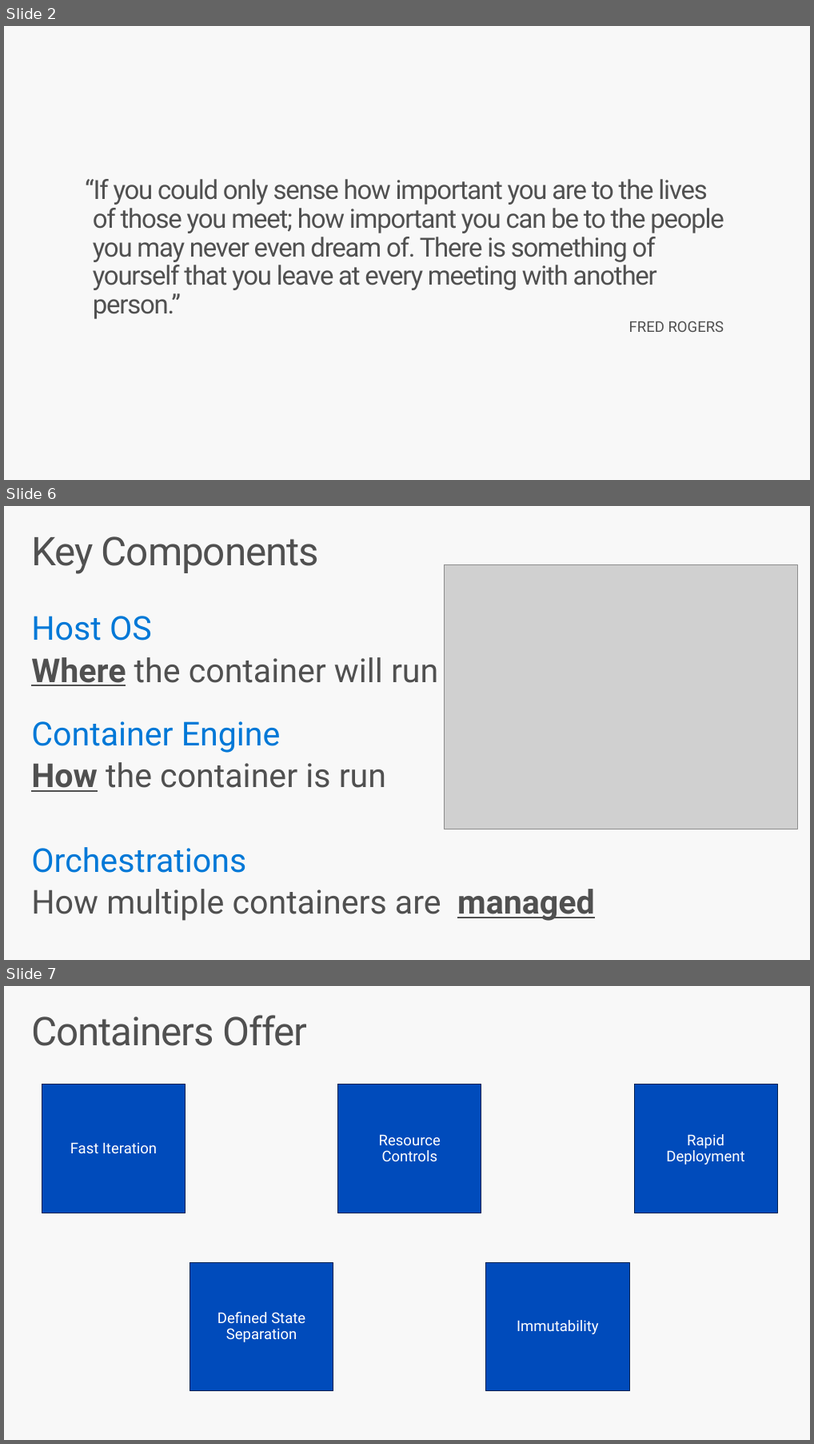
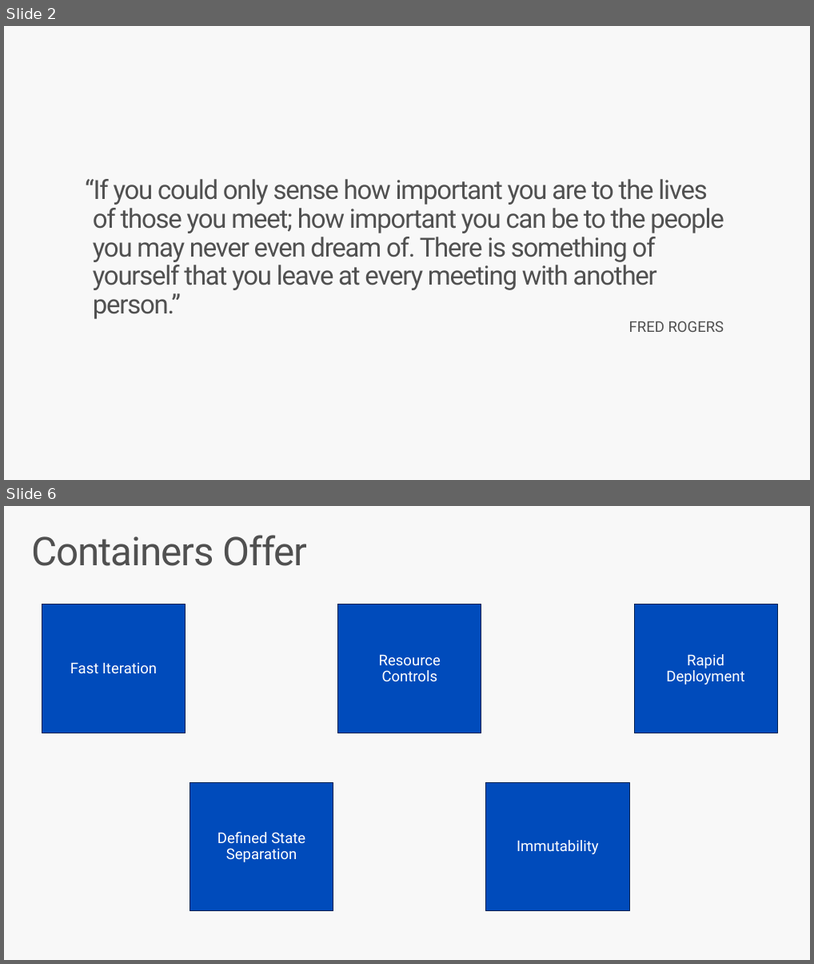
Before and after one commit to brentstineman/PersonalStuff, a slide deck: Presentations/ContainersForWindowsDevs.pptx. Shown one above the other, each under a label of ours: slides 2, 6 and 7 before the commit, slides 2 and 6 after it; the slides between them are not shown. The pictures are 814x1444 and 814x964 pixels, drawn with LibreOffice and Linux fonts; fonts in the diff are those of the drawing; grey boxes stand for pictures. Boxes give left, top, right and bottom in pixels: in the first picture for what was removed or moved away, otherwise in the second. Text is boxed around its words. In the diff, an @@ line names an element or a change of style, - is before the commit and + after.

```diff
--- a/Presentations/ContainersForWindowsDevs.pptx
+++ b/Presentations/ContainersForWindowsDevs.pptx
@@ slide 6 removed at (x1=4, y1=506, x2=810, y2=960), background #F8F8F8 @@
@@ title removed at (x1=31, y1=536, x2=319, y2=574) @@
-Key Components
@@ picture removed at (x1=445, y1=564, x2=798, y2=828) @@
@@ text removed at (x1=31, y1=616, x2=595, y2=920) @@
-Host OS
-Where the container will run
-Container Engine
-How the container is run
-Orchestrations
-How multiple containers are managed
@@ what was slide 7 is now slide 6 @@
```
Also in this commit, not shown: 13 slides changed, 1 slide added, 1 other file.
